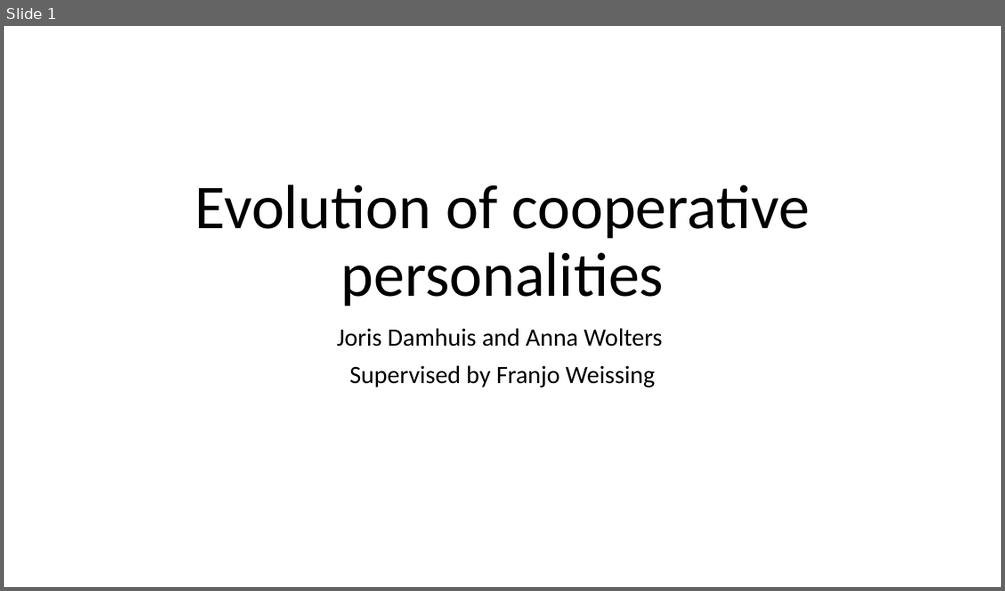
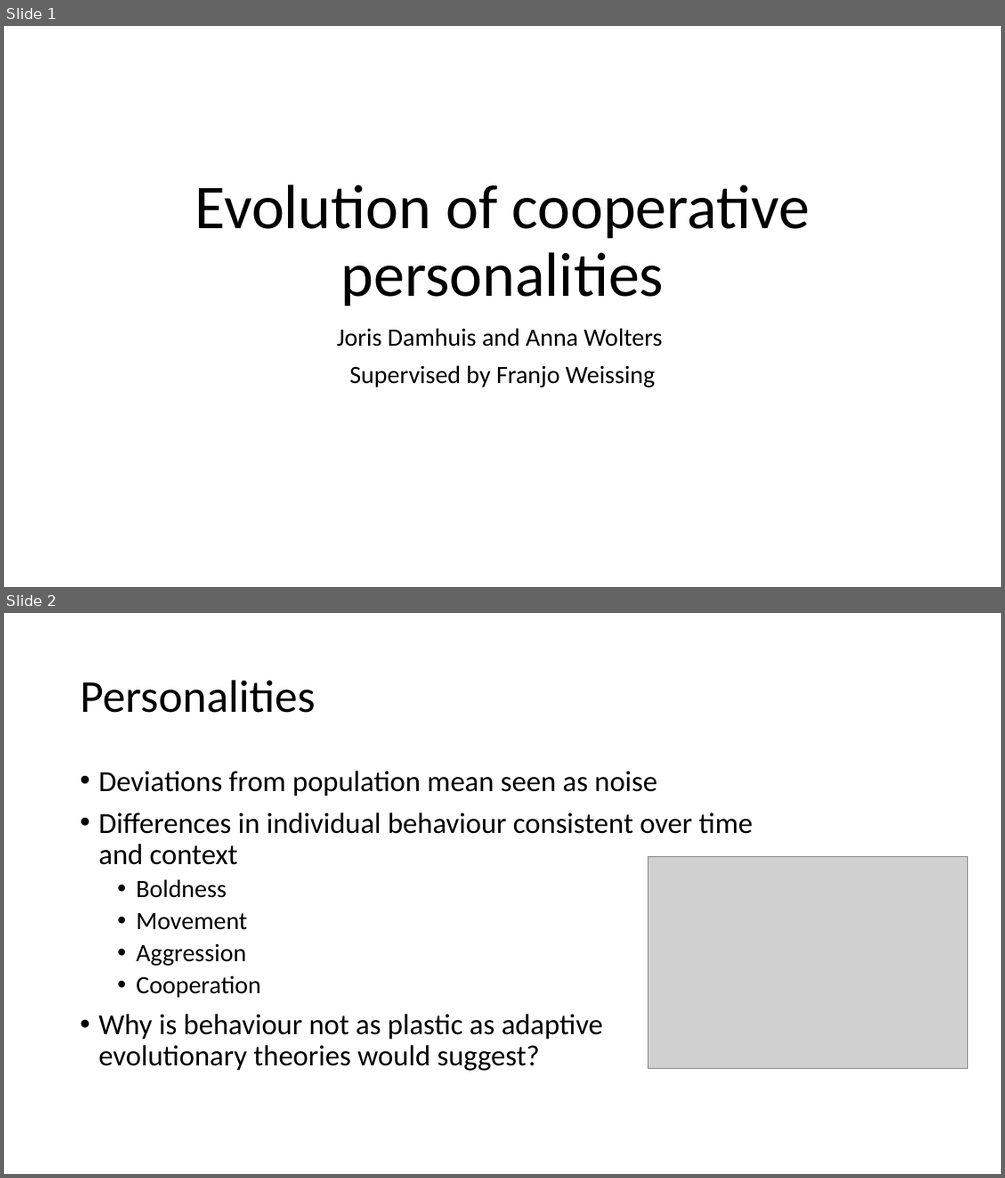
Before and after one commit to J-Damhuis/Cooperation, a slide deck: Presentations/Presentation_25-01-2019_final.pptx. Shown one above the other, each under a label of ours: slide 1 before the commit, slides 1 and 2 after it. The pictures are 1005x591 and 1005x1178 pixels, drawn with LibreOffice and Linux fonts; fonts in the diff are those of the drawing; grey boxes stand for pictures. Boxes give left, top, right and bottom in pixels: in the first picture for what was removed or moved away, otherwise in the second. Text is boxed around its words. In the diff, an @@ line names an element or a change of style, - is before the commit and + after.

```diff
--- a/Presentations/Presentation_25-01-2019_final.pptx
+++ b/Presentations/Presentation_25-01-2019_final.pptx
@@ slide 2 added at box(4, 613, 1001, 1174), background #FFFFFF @@
@@ title added at box(80, 680, 315, 713), 44 pt, text #000000 @@
+Personalities
@@ text added at box(98, 771, 752, 1070), 28 pt, text #000000 @@
+• Deviations from population mean seen as noise
+• Differences in individual behaviour consistent over time and context
+  • Boldness
+  • Movement
+  • Aggression
+  • Cooperation
+• Why is behaviour not as plastic as adaptive evolutionary theories would suggest?
@@ picture added at box(647, 856, 968, 1069) @@
```
Also in this commit, not shown: 1 slide changed, 16 other slides added, 2 other files.
